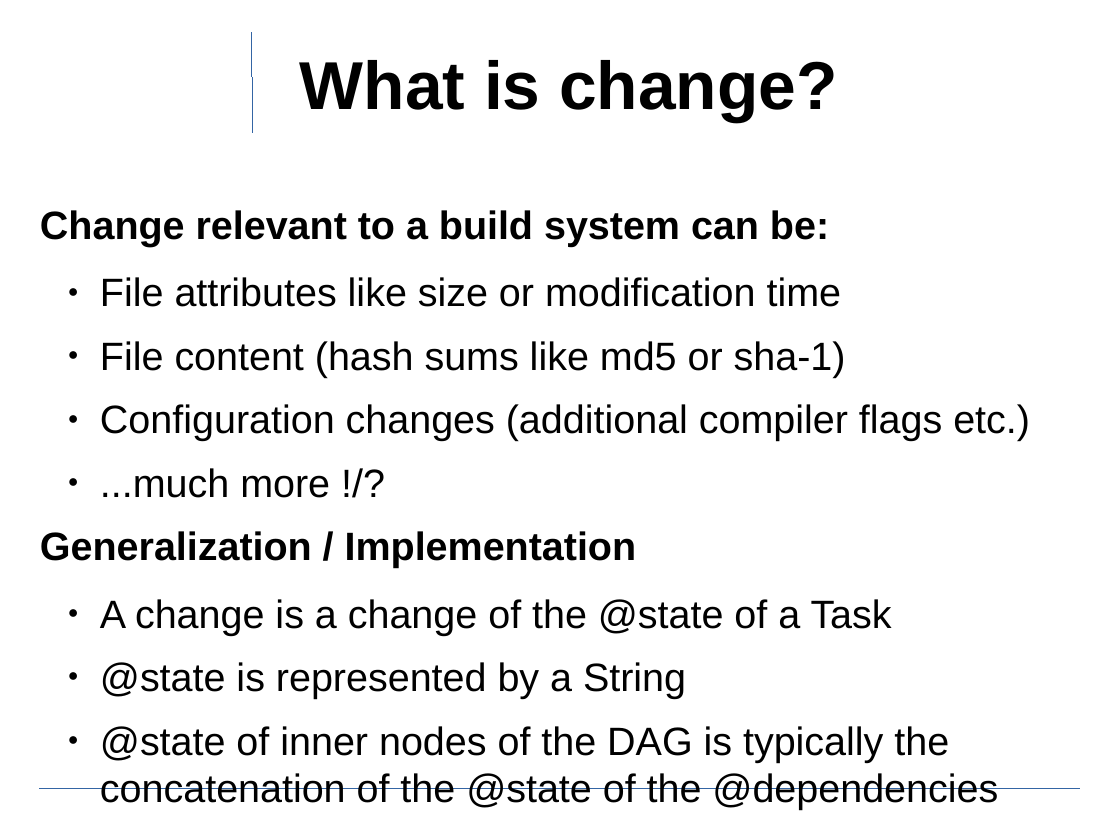
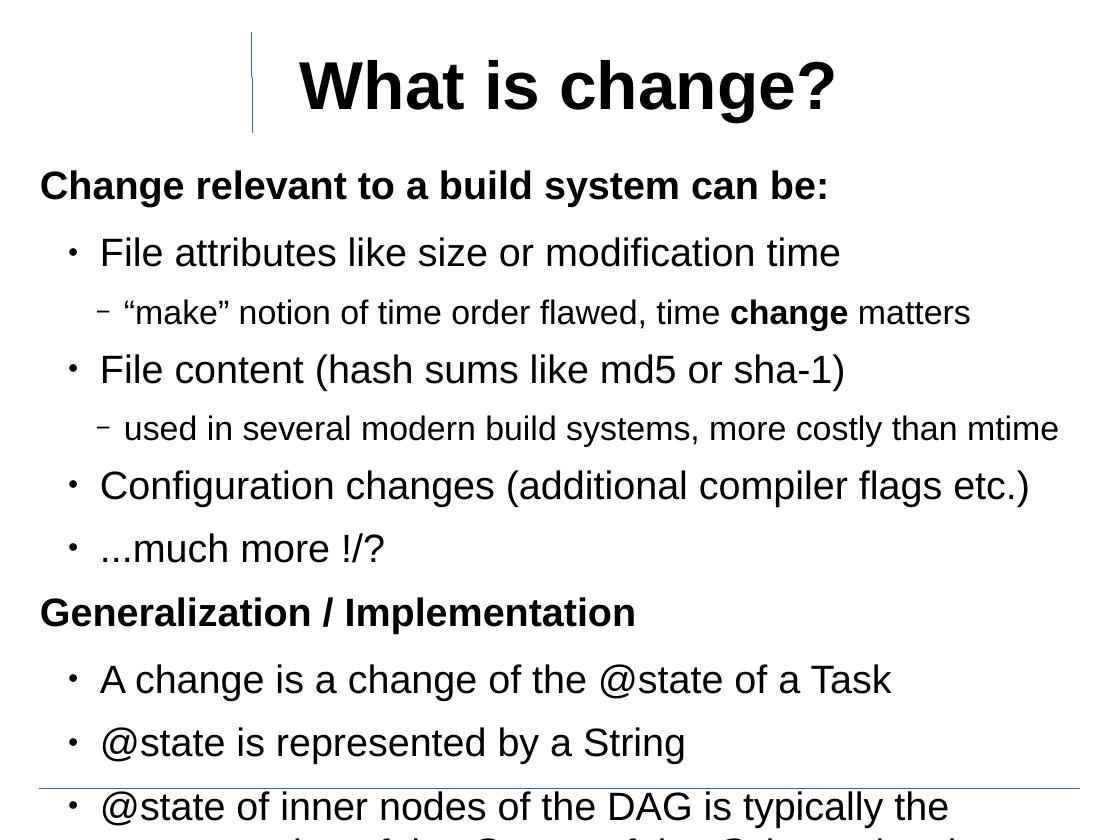
Before and after one commit to ewuenf/Makr, a slide deck: slide 12 of doc/concepts/Makr_Concepts.01.odp. Drawn at 1120x840 pixels with LibreOffice and Linux fonts; fonts in the diff are those of the drawing; background and template pictures are left out. Boxes give left, top, right and bottom in pixels: in the first picture for what was removed or moved away, otherwise in the second. Text is boxed around its words. In the diff, an @@ line names an element or a change of style, - is before the commit and + after.

```diff
--- a/doc/concepts/Makr_Concepts.01.odp
+++ b/doc/concepts/Makr_Concepts.01.odp
@@ text "Change relevant to a build ...": place and size @@
-text "Change relevant to a build ..." at (40,210,1030,810)
+text "Change relevant to a build ..." at (40,170,1059,828)
@@ text at (124,299,971,331): paragraph added @@
+    − “make” notion of time order flawed, time change matters
@@ text at (124,415,1059,447): paragraph added @@
+    − used in several modern build systems, more costly than mtime
```
Also in this commit, not shown: 6 other slides changed, 1 slide added.
